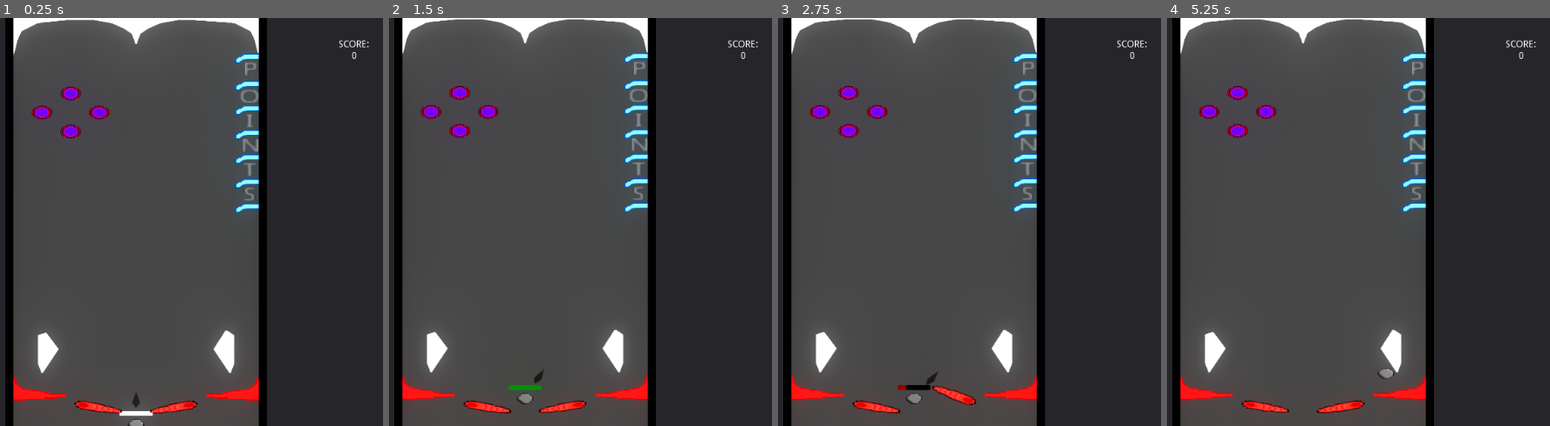
Above: before the commit, frames 1-4 (left to right).
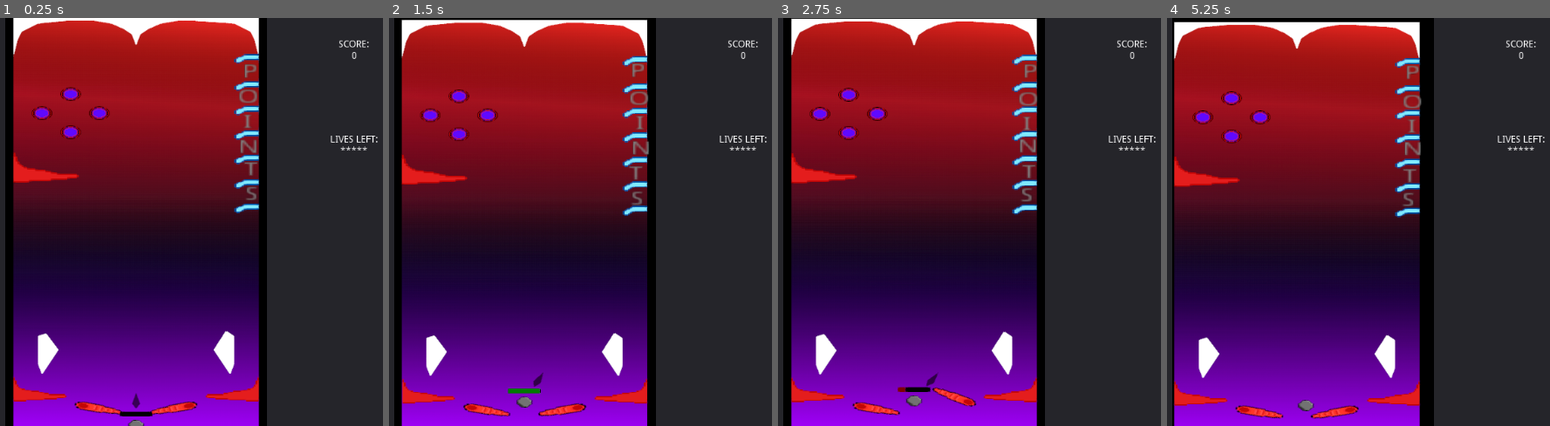
Above: after the commit, the same moments.

Repository: RogerRandomDev/pinball
Game: Godot game, scene res://scenes/game.tscn
Same seed, same stepped clock (60 frames per second), same inputs: the game is played once before the commit and once after it. Sound files missing from this copy of the repository are replaced by a short silence.
Inputs:
- Up to frame 1 (0.25 s): no input
- Up to frame 2 (1.5 s): tap Enter at 0.5, 1.35 s; hold Right (ui_right) 0.53-1.28 s; hold Enter 0.53-1.28 s; hold Down (ui_down) from 1.28 s (still down)
- Up to frame 3 (2.75 s): release Down (ui_down) at 2.03 s; hold Right (ui_right) from 2.03 s (still down); hold Enter from 2.03 s (still down)
- Up to frame 4 (5.25 s): release Right (ui_right) at 2.78 s; release Enter at 2.78 s; hold Up (ui_up) 2.78-3.53 s; tap Enter at 2.85, 4.35 s; hold Enter 3.53-4.28 s; hold Left (ui_left) 3.53-5.03 s; hold Down (ui_down) from 5.03 s (still down); hold Enter from 5.03 s (still down)

The runs differ from the first frame. In frame 1, 62% of the frame differs, in the area x 3-99%, y 0-100%; in frame 2, 63%; in frame 3, 62%; in frame 4, 65%, in the area x 1-99%, y 0-100%.

Commit message:
finished

Diff:
--- a/pinball/project.godot
+++ b/pinball/project.godot
@@ -45,6 +45,7 @@
 
 [physics]
 
+common/physics_fps=120
 common/enable_pause_aware_picking=true
 
 [rendering]
--- a/pinball/scenes/Ball.tscn
+++ b/pinball/scenes/Ball.tscn
@@ -1,17 +1,18 @@
-[gd_scene load_steps=8 format=2]
+[gd_scene load_steps=9 format=2]
 
 [ext_resource path="res://scripts/Ball.gd" type="Script" id=1]
 [ext_resource path="res://textures/pinball_ball.png" type="Texture" id=2]
+[ext_resource path="res://audio/rollsound.wav" type="AudioStream" id=3]
 
 [sub_resource type="PhysicsMaterial" id=2]
 friction = 0.0
-bounce = 0.88
+bounce = 0.93
 
 [sub_resource type="CircleShape2D" id=1]
 radius = 16.0
 
 [sub_resource type="CircleShape2D" id=3]
-radius = 17.0
+radius = 18.0
 
 [sub_resource type="StyleBoxFlat" id=4]
 bg_color = Color( 1, 1, 1, 1 )
@@ -25,7 +26,8 @@
 contact_monitor = true
 can_sleep = false
 script = ExtResource( 1 )
-bounce_force = 0.9
+bounce_force = 0.975
+delayed = false
 
 [node name="Col" type="CollisionShape2D" parent="."]
 shape = SubResource( 1 )
@@ -66,6 +68,9 @@
 color = Color( 0.109804, 0.109804, 0.109804, 0.623529 )
 polygon = PoolVector2Array( 0, -48, -8, -64, 0, -96, 8, -64 )
 
+[node name="AudioStreamPlayer" type="AudioStreamPlayer" parent="."]
+stream = ExtResource( 3 )
+
 [connection signal="area_entered" from="check" to="." method="_on_check_area_entered"]
 [connection signal="body_entered" from="check" to="." method="_on_check_body_entered"]
 [connection signal="body_exited" from="check" to="." method="_on_check_body_exited"]
--- /dev/null
+++ b/pinball/scenes/game.gd
@@ -0,0 +1,16 @@
+extends Control
+
+
+# Declare member variables here. Examples:
+# var a = 2
+# var b = "text"
+
+
+func _input(_event):
+	if get_tree().paused && Input.is_key_pressed(KEY_ENTER):
+		$"0/M/Viewport/Node2D".cur_lives=5
+		$"0/M/Viewport/Node2D".points = 0
+		$"0/M/Viewport/Node2D".point_mult = 1
+		$"0/M/Viewport/Node2D".reload_menu()
+		get_tree().paused=false
+		$"0/M/Label".visible = false
--- a/pinball/scenes/game.tscn
+++ b/pinball/scenes/game.tscn
@@ -1,21 +1,23 @@
-[gd_scene load_steps=4 format=2]
+[gd_scene load_steps=5 format=2]
 
 [ext_resource path="res://scenes/main.tscn" type="PackedScene" id=1]
+[ext_resource path="res://scenes/game.gd" type="Script" id=2]
 
 [sub_resource type="Environment" id=1]
 background_mode = 4
 glow_enabled = true
-glow_bloom = 0.34
-glow_hdr_threshold = 0.5
+glow_intensity = 1.5
 adjustment_enabled = true
-adjustment_contrast = 1.5
+adjustment_contrast = 1.2
 
 [sub_resource type="World" id=2]
 environment = SubResource( 1 )
 
 [node name="Control" type="Control"]
+pause_mode = 2
 anchor_right = 1.0
 anchor_bottom = 1.0
+script = ExtResource( 2 )
 __meta__ = {
 "_edit_use_anchors_": false
 }
@@ -51,6 +53,17 @@
 render_target_update_mode = 3
 
 [node name="Node2D" parent="0/M/Viewport" instance=ExtResource( 1 )]
+pause_mode = 1
+
+[node name="Label" type="Label" parent="0/M"]
+visible = false
+margin_left = 64.0
+margin_top = 128.0
+margin_right = 320.0
+margin_bottom = 159.0
+text = "GAME OVER
+PRESS ENTER TO RESTART"
+align = 1
 
 [node name="R" type="Panel" parent="0"]
 margin_left = 512.0
@@ -58,10 +71,18 @@
 margin_bottom = 600.0
 rect_min_size = Vector2( 512, 600 )
 
-[node name="Score" type="Label" parent="0/R"]
+[node name="0" type="VSplitContainer" parent="0/R"]
 margin_top = 32.0
 margin_right = 256.0
-margin_bottom = 96.0
+margin_bottom = 173.0
+__meta__ = {
+"_edit_use_anchors_": false
+}
+
+[node name="Score" type="Label" parent="0/R/0"]
+margin_right = 256.0
+margin_bottom = 128.0
+rect_min_size = Vector2( 256, 128 )
 text = "SCORE:
 0"
 align = 1
@@ -71,3 +92,18 @@
 __meta__ = {
 "_edit_use_anchors_": false
 }
+
+[node name="Lives" type="Label" parent="0/R/0"]
+margin_top = 140.0
+margin_right = 256.0
+margin_bottom = 172.0
+rect_min_size = Vector2( 256, 32 )
+text = "LIVES:
+*****"
+align = 1
+autowrap = true
+clip_text = true
+uppercase = true
+__meta__ = {
+"_edit_use_anchors_": false
+}
--- a/pinball/scenes/main.tscn
+++ b/pinball/scenes/main.tscn
@@ -7,6 +7,7 @@
 [ext_resource path="res://textures/pinball_orb.png" type="Texture" id=5]
 [ext_resource path="res://textures/pinball_special_blocker.png" type="Texture" id=6]
 [ext_resource path="res://textures/pinball_side_roller.png" type="Texture" id=7]
+[ext_resource path="res://textures/background.png" type="Texture" id=8]
 
 [sub_resource type="CircleShape2D" id=3]
 radius = 0.01
@@ -69,17 +70,19 @@
 "values": [ true, false ]
 }
 
+[sub_resource type="Animation" id=7]
+resource_name = "idle"
+
 [node name="Node2D" type="Node2D"]
 script = ExtResource( 4 )
 actions = [ [ false, null, null, false, false, false ] ]
 action_point_rewards = [ -1 ]
 
 [node name="Ball" parent="." instance=ExtResource( 1 )]
-position = Vector2( 256, 524 )
+position = Vector2( 256, 488 )
+mode = 1
 mass = 0.75
 gravity_scale = 2.0
-applied_torque = 8.0
-delayed = false
 
 [node name="StaticBody2D" type="StaticBody2D" parent="." groups=["Bouncer"]]
 position = Vector2( 0, -600 )
@@ -127,10 +130,14 @@
 node_a = NodePath("../screen center")
 node_b = NodePath("../Cam")
 length = 1.0
+rest_length = 1.0
 stiffness = 30.0
 
 [node name="Cam" type="RigidBody2D" parent="."]
 position = Vector2( 256, 0 )
+mass = 0.1
+gravity_scale = 0.0
+linear_damp = 10.0
 
 [node name="Camera2D" type="Camera2D" parent="Cam"]
 offset = Vector2( 0, 0.005 )
@@ -346,6 +353,31 @@
 "_editor_description_": ""
 }
 
+[node name="StaticBody2D19" type="StaticBody2D" parent="objects"]
+position = Vector2( 16, -160 )
+scale = Vector2( 0.5, 0.5 )
+__meta__ = {
+"_edit_group_": true
+}
+
+[node name="Col" type="CollisionPolygon2D" parent="objects/StaticBody2D19"]
+polygon = PoolVector2Array( 0, -96, 16, -48, 32, -16, 48, 0, 80, 16, 144, 32, 256, 48, 256, 64, 0, 96 )
+__meta__ = {
+"_editor_description_": ""
+}
+
+[node name="Polygon2D" type="TextureRect" parent="objects/StaticBody2D19"]
+margin_top = -96.0
+margin_right = 256.0
+margin_bottom = 96.0
+texture = ExtResource( 7 )
+expand = true
+stretch_mode = 6
+__meta__ = {
+"_edit_use_anchors_": false,
+"_editor_description_": ""
+}
+
 [node name="StaticBody2D18" type="StaticBody2D" parent="objects" groups=["Bouncer"]]
 position = Vector2( 128, -264 )
 scale = Vector2( 0.5, 0.5 )
@@ -476,6 +508,8 @@
 action_name = "Action"
 action_value = "[0,0]"
 action_group = "Power"
+float_around = true
+float_range = 4.0
 
 [node name="CollisionShape2D" type="CollisionShape2D" parent="objects/Area2D"]
 shape = SubResource( 5 )
@@ -528,6 +562,8 @@
 action_name = "Action"
 action_value = "[0,1]"
 action_group = "Power"
+float_around = true
+float_range = 4.0
 
 [node name="CollisionShape2D" type="CollisionShape2D" parent="objects/Area2D6"]
 shape = SubResource( 5 )
@@ -556,6 +592,8 @@
 action_name = "Action"
 action_value = "[0,2]"
 action_group = "Power"
+float_around = true
+float_range = 4.0
 
 [node name="CollisionShape2D" type="CollisionShape2D" parent="objects/Area2D2"]
 shape = SubResource( 5 )
@@ -611,6 +649,8 @@
 action_name = "Action"
 action_value = "[0,3]"
 action_group = "Power"
+float_around = true
+float_range = 4.0
 
 [node name="CollisionShape2D" type="CollisionShape2D" parent="objects/Area2D4"]
 shape = SubResource( 5 )
@@ -666,6 +706,8 @@
 action_name = "Action"
 action_value = "[0,4]"
 action_group = "Power"
+float_around = true
+float_range = 4.0
 
 [node name="CollisionShape2D" type="CollisionShape2D" parent="objects/Area2D5"]
 shape = SubResource( 5 )
@@ -694,6 +736,8 @@
 action_name = "Action"
 action_value = "[0,5]"
 action_group = "Power"
+float_around = true
+float_range = 4.0
 
 [node name="CollisionShape2D" type="CollisionShape2D" parent="objects/Area2D3"]
 shape = SubResource( 5 )
@@ -713,3 +757,19 @@
 
 [node name="AnimationPlayer" type="AnimationPlayer" parent="."]
 anims/new = SubResource( 6 )
+
+[node name="game_actions" type="AnimationPlayer" parent="."]
+anims/idle = SubResource( 7 )
+
+[node name="TextureRect" type="TextureRect" parent="."]
+show_behind_parent = true
+margin_left = -32.0
+margin_top = -656.0
+margin_right = 536.0
+margin_bottom = 688.0
+texture = ExtResource( 8 )
+expand = true
+stretch_mode = 6
+__meta__ = {
+"_edit_use_anchors_": false
+}
--- a/pinball/scripts/Ball.gd
+++ b/pinball/scripts/Ball.gd
@@ -10,12 +10,14 @@
 export var delayed = true
 func _ready():
 	randomize()
-	#fire_ball()
+	prepare_to_fire_ball()
+	get_parent().cur_lives+=1
 # warning-ignore:unused_argument
 func _process(delta):
 	if (position.y > 592||!fired)&&!delayed:
 		if do_load:
 			get_parent().get_node("AnimationPlayer").play("new")
+			get_parent().remove_live()
 			do_load = false
 			fire_force = 0.0
 			launch_angle = 0.0
@@ -27,6 +29,7 @@
 
 	if linear_velocity.length_squared() >=16777216:
 		linear_velocity = linear_velocity.normalized()*4096
+	#$AudioStreamPlayer.pitch_scale = max(linear_velocity.length()/512,1)
 func _on_check_body_entered(body):
 	get_parent().play_sfx("bounce.wav")
 	if body.is_in_group("Bouncer"):
--- a/pinball/scripts/main.gd
+++ b/pinball/scripts/main.gd
@@ -8,15 +8,17 @@
 
 var points=0
 var point_mult = 1
+var cur_lives = 5
 var game_menu=null
 export(Array,Array,bool)var actions = []
 export(Array,int)var action_point_rewards=[]
 func _ready():
+	randomize()
 	game_menu=get_parent().get_parent().get_parent().get_node("R")
 func add_points(val):
 	points+=val*point_mult
 	play_sfx("point_gain.wav")
-	game_menu.get_node("Score").text = "SCORE:\n"+str(points)
+	game_menu.get_node("0/Score").text = "SCORE:\n"+str(points)
 func Action(value,triggerer):
 	actions[str2var(value)[0]][str2var(value)[1]]=true
 	if !actions[str2var(value)[0]].has(false):
@@ -37,3 +39,22 @@
 	if obj!=null:
 		obj.disconnect('finished',self,'remove_sfx')
 		obj.queue_free()
+
+func _input(_event):
+	if Input.is_action_just_pressed("ui_down"):
+		var push_range = Vector2(rand_range(-256,256),rand_range(-256,256))
+		$Ball.apply_central_impulse(push_range)
+		$Cam.apply_central_impulse(-push_range)
+func remove_live():
+	cur_lives-=1
+	var lives_left = ""
+	for life in cur_lives:lives_left+="*"
+	game_menu.get_node("0/Lives").text="LIVES LEFT:\n"+lives_left
+	if cur_lives==0:
+		game_over()
+func game_over():
+	get_parent().get_parent().get_node("Label").show()
+	get_tree().paused = true
+func reload_menu():
+	game_menu.get_node("0/Lives").text = "LIVES LEFT:\n*****"
+	game_menu.get_node("0/Score").text = "SCORE:\n0"
--- a/pinball/scripts/object_data.gd
+++ b/pinball/scripts/object_data.gd
@@ -12,10 +12,25 @@
 export(String)var action_value=""
 export(String)var action_group=""
 export(int)var point_count_for_hit = 100
+export(bool)var float_around=false
+export(float)var float_range=0.0
+var float_offsets=0.0
+var float_offset_y=0.0
 var polygon_pos = Vector2.ZERO
+var start_pos = Vector2.ZERO
 var active=false
+var cur_float_pos = 0.0
 func _ready():
-
+	randomize()
+	if float_around:
+		float_offset_y = rand_range(0.0,PI*1.5)
+		float_offsets = rand_range(0.0,PI*1.5)
+		var timer = Timer.new()
+		add_child(timer)
+		timer.connect('timeout',self,'update_float')
+		timer.wait_time = 0.025
+		start_pos = $Sprite.rect_position
+		timer.start()
 	if get_node_or_null("Polygon2D")!=null&&$Polygon2D.get_class()!="Polygon2D":
 		polygon_pos=$Polygon2D.rect_position
 	if action_object:
@@ -24,6 +39,11 @@
 		add_to_group(action_group)
 		modulate=Color(0.5,0.5,0.5,1.0)
 func get_bouncy():return bounce_force
+func update_float():
+	cur_float_pos += 0.05
+	if cur_float_pos>=2*PI:
+		cur_float_pos-=2*PI
+	$Sprite.rect_position = start_pos+Vector2(sin(cur_float_pos+float_offsets),cos(cur_float_pos+float_offsets+float_offset_y))*float_range
 func entered():
 	if active:return
 	modulate=Color(1.0,1.0,1.0,1.0)
Not shown, added: pinball/audio/rollsound.wav.import
Not shown: 1 places in pinball/scenes/main.tscn that only renumber resources
Binary file added: pinball/textures/background.png
Not shown, added: pinball/textures/background.png.import
Not shown, added: pinball/audio/rollsound.wav
